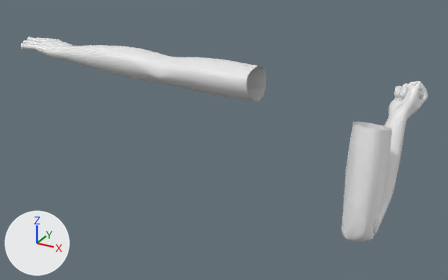
The Blender file BlendModel/ViewmodelHand.blend: old version first, new version second.
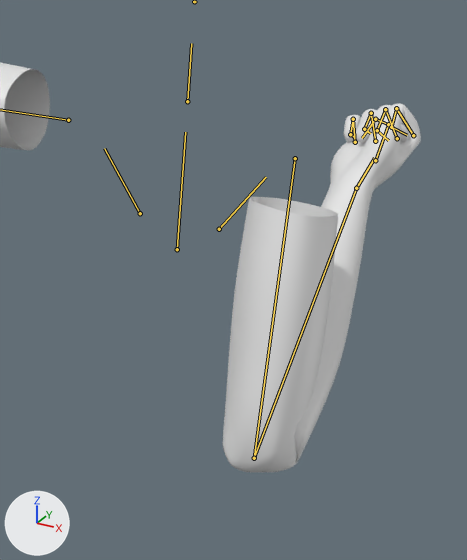
Each version appears first whole from a 50 mm lens placed at (0.417, -1.107, 0.293), pointed at (-0.279, 0.157, -0.339), and next in a close-up on the part from 55% to 100% of the width and 13% to 100% of the height. Every picture has the same lights, and +X, +Y and +Z are marked at lower left. Both versions are drawn at frame 30 of the action 'Telekinesis.Grab-End'; the numbers are the values there. The bones that bend it are drawn over the model as lines in the close-ups.

In view in the first close-up: 'Hands'.
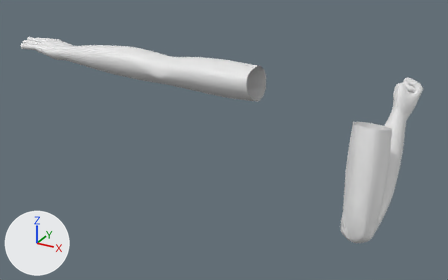
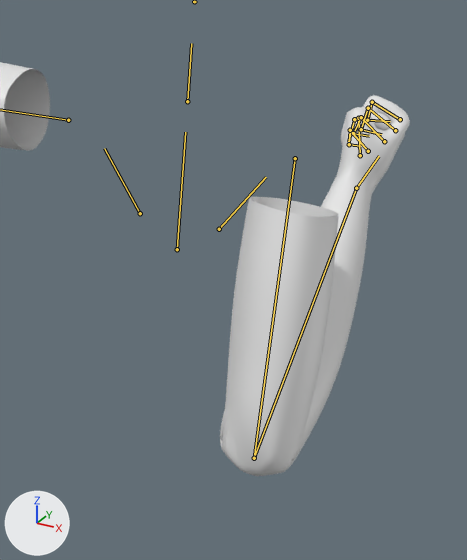
Boxes [x1, y1, x2, y2] around the edits, measured in the close-ups (467 x 560 px):
'Hands', posed
    before: [0, 63, 421, 472]
    after: [0, 62, 410, 476]

What the commit changed:
Bone 'LowerArm.R' (bone_lowerarm_r) turns from (-126, -24, -29) to (-133, 0, 0) degrees about its own x, y and z.
